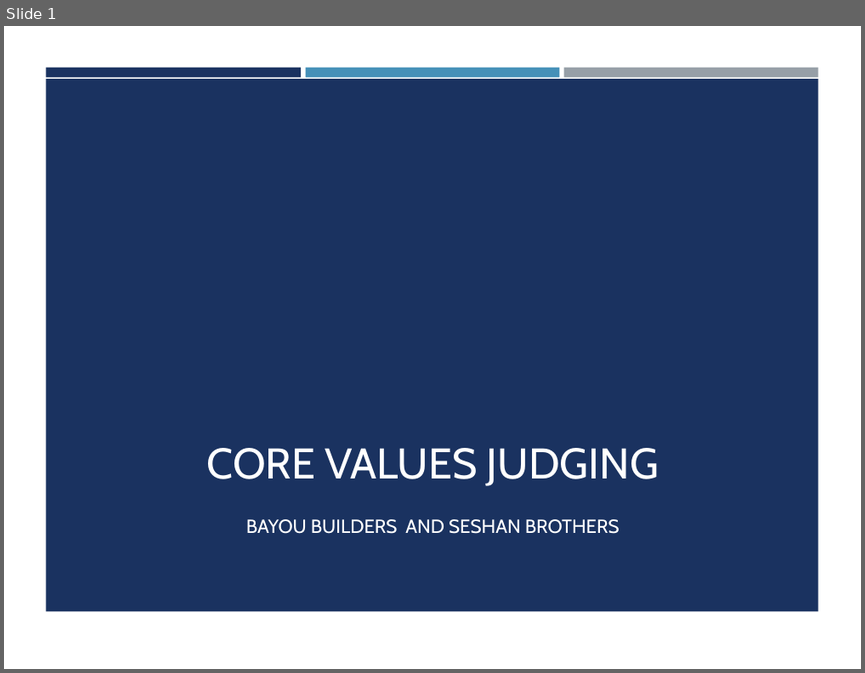
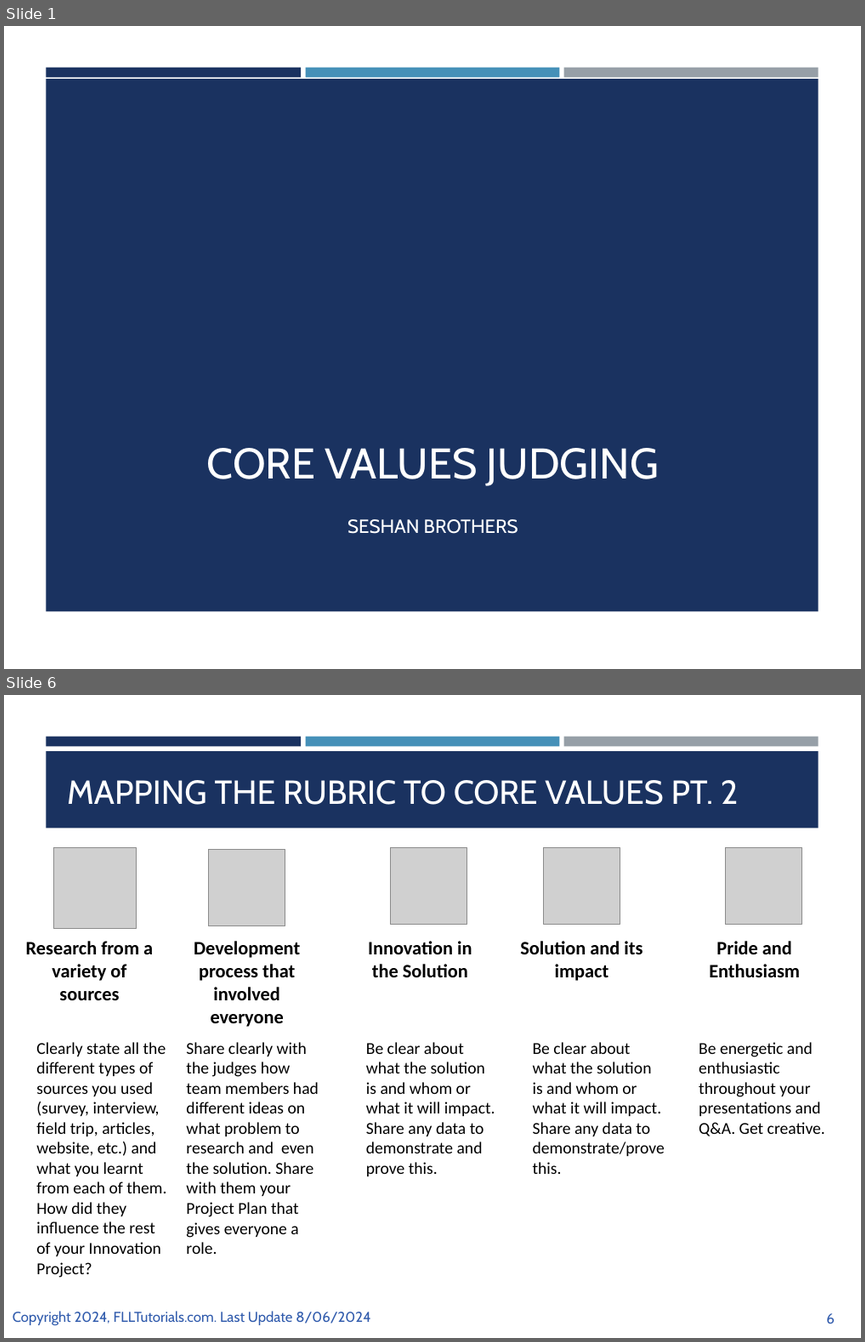
Before and after one commit to ev3lessons/FLL-Tutorials, a slide deck: translations/en-us/CoreValues/CVJudging.pptx. Shown one above the other, each under a label of ours: slide 1 before the commit, slides 1 and 6 after it; the slides between them are not shown. The pictures are 865x673 and 865x1342 pixels, drawn with LibreOffice and Linux fonts; fonts in the diff are those of the drawing; grey boxes stand for pictures; background and template pictures are left out. Boxes give left, top, right and bottom in pixels: in the first picture for what was removed or moved away, otherwise in the second. Text is boxed around its words. In the diff, an @@ line names an element or a change of style, - is before the commit and + after.

```diff
--- a/translations/en-us/CoreValues/CVJudging.pptx
+++ b/translations/en-us/CoreValues/CVJudging.pptx
@@ slide 6 added at (x1=4, y1=695, x2=861, y2=1338), background #FFFFFF; not listed: 3 template elements that a slide beside it also shows @@
@@ rectangle added at (x1=46, y1=752, x2=818, y2=828), fill #1A3260 @@
@@ title added at (x1=67, y1=780, x2=738, y2=805), 28 pt, text #FFFFFF @@
+MAPPING THE RUBRIC TO CORE VALUES PT. 2
@@ picture added at (x1=543, y1=847, x2=619, y2=924) @@
@@ picture added at (x1=53, y1=848, x2=136, y2=929) @@
@@ picture added at (x1=209, y1=849, x2=285, y2=925) @@
@@ picture added at (x1=391, y1=848, x2=466, y2=925) @@
@@ picture added at (x1=725, y1=848, x2=800, y2=925) @@
@@ text added at (x1=26, y1=941, x2=153, y2=1000), 16 pt, text #000000, bold @@
+Research from a variety of sources
@@ text added at (x1=194, y1=941, x2=300, y2=1027), 16 pt, text #000000, bold @@
+Development process that involved everyone
@@ text added at (x1=368, y1=941, x2=472, y2=977), 16 pt, text #000000, bold @@
+Innovation in the Solution
@@ text added at (x1=520, y1=941, x2=642, y2=981), 16 pt, text #000000, bold @@
+Solution and its impact
@@ text added at (x1=709, y1=941, x2=800, y2=977), 16 pt, text #000000, bold @@
+Pride and Enthusiasm
@@ text added at (x1=36, y1=1042, x2=166, y2=1277), 14 pt, text #000000 @@
+Clearly state all the different types of sources you used (survey, interview, field trip, articles, website, etc.) and what you learnt from each of them. How did they influence the rest of your Innovation Project?
@@ text added at (x1=186, y1=1042, x2=318, y2=1253), 14 pt, text #000000 @@
+Share clearly with the judges how team members had different ideas on what problem to research and even the solution. Share with them your Project Plan that gives everyone a role.
@@ text added at (x1=366, y1=1042, x2=495, y2=1176), 14 pt, text #000000 @@
+Be clear about what the solution is and whom or what it will impact. Share any data to demonstrate and prove this.
@@ text added at (x1=533, y1=1042, x2=664, y2=1174), 14 pt, text #000000 @@
+Be clear about what the solution is and whom or what it will impact. Share any data to demonstrate/prove this.
@@ text added at (x1=698, y1=1042, x2=825, y2=1136), 14 pt, text #000000 @@
+Be energetic and enthusiastic throughout your presentations and Q&A. Get creative.
@@ text added at (x1=12, y1=1310, x2=370, y2=1325), 12 pt, text #2F5AAC @@
+Copyright 2024, FLLTutorials.com. Last Update 8/06/2024
@@ page number added at (x1=826, y1=1313, x2=834, y2=1323), 12 pt, text #2F5AAC @@
+6
@@ slide 1 changed as well @@
@@ subtitle at (x1=347, y1=519, x2=518, y2=533): text changed @@
-BAYOU BUILDERS AND SESHAN BROTHERS
+SESHAN BROTHERS
```
Also in this commit, not shown: 3 other slides changed, 2 other slides added, 6 slides removed, 29 other files.
